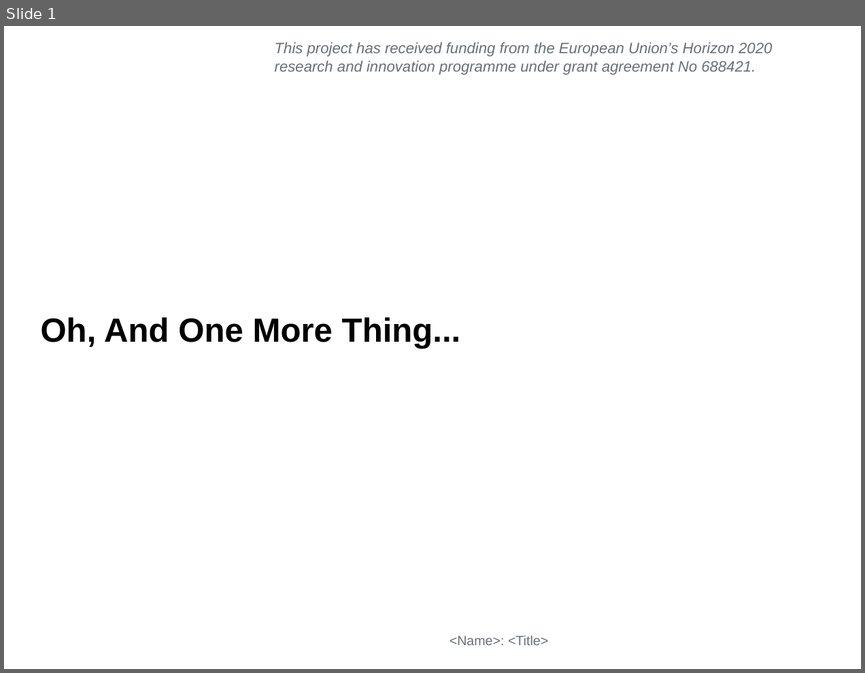
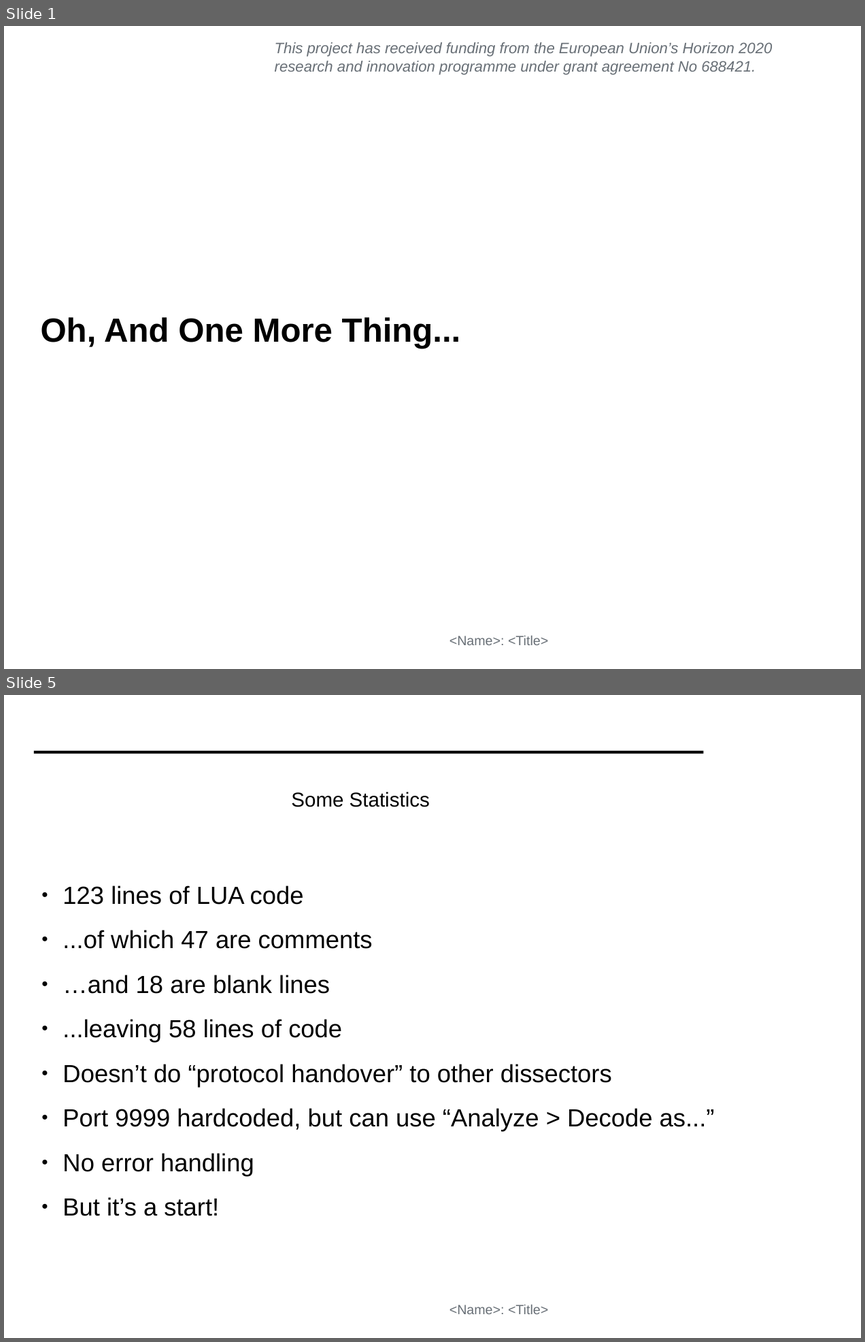
Before and after one commit to mami-project/roadshows, a slide deck: mami-cambridge/ZHAW_PLUS.odp. Shown one above the other, each under a label of ours: slide 1 before the commit, slides 1 and 5 after it; the slides between them are not shown. The pictures are 865x673 and 865x1342 pixels, drawn with LibreOffice and Linux fonts; fonts in the diff are those of the drawing; background and template pictures are left out. Boxes give left, top, right and bottom in pixels: in the first picture for what was removed or moved away, otherwise in the second. Text is boxed around its words. In the diff, an @@ line names an element or a change of style, - is before the commit and + after.

```diff
--- a/mami-cambridge/ZHAW_PLUS.odp
+++ b/mami-cambridge/ZHAW_PLUS.odp
@@ slide 5 added at (4, 695, 861, 1338), background #FFFFFF; not listed: 1 template element that a slide beside it also shows @@
@@ rectangle added at (34, 751, 704, 753), fill #000000 @@
@@ title added at (291, 792, 430, 807), 24 pt, text #000000 @@
+Some Statistics
@@ text added at (62, 885, 715, 1216), 29.6 pt, text #000000 @@
+● 123 lines of LUA code
+● ...of which 47 are comments
+● …and 18 are blank lines
+● ...leaving 58 lines of code
+● Doesn’t do “protocol handover” to other dissectors
+● Port 9999 hardcoded, but can use “Analyze > Decode as...”
+● No error handling
+● But it’s a start!
```
Also in this commit, not shown: 4 other slides added, 17 slides removed.
